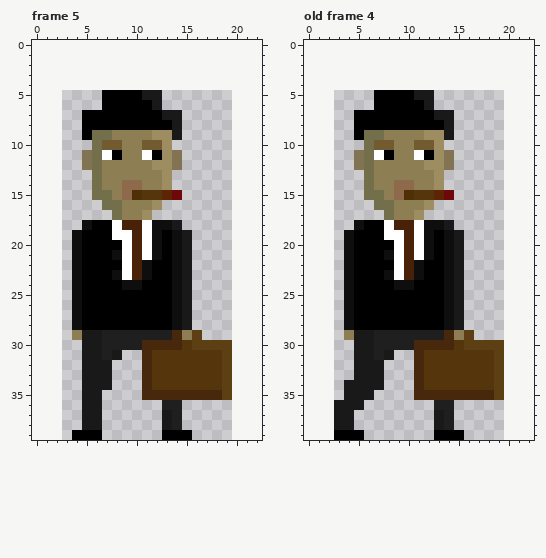
Edited in one commit: pixel-art file (src/sprites/level0/stranger-walk.ase). The picture above was drawn from the file before the commit.
17x35 pixels, 5 frames. Colours within 5 levels of each other are drawn and written as one. Shown: frame 5, old frame 4. The old version is drawn lined up with the new one, on the new canvas. The commit also changed other frames, which this record leaves out.
Now the later version:
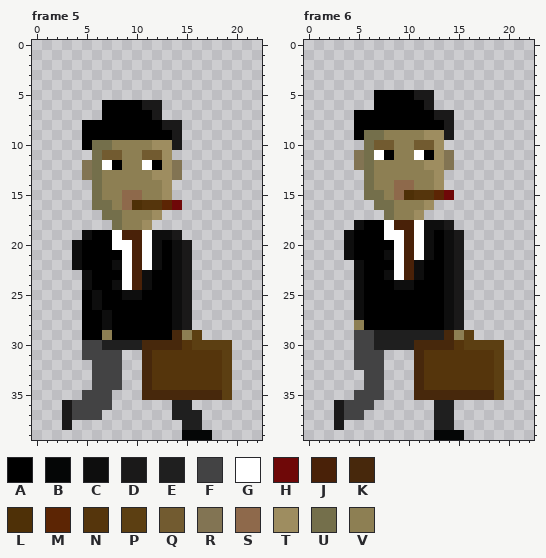
Palette (. is transparent): A #000000  B #050606  C #0e0e0e  D #1a1919  E #1f1f1f  F #434344  G #ffffff  H #6f0808  J #492108  K #47280c  L #4e3007  M #5c2504  N #55350c  P #5c3f12  Q #725b30  R #827453  S #8e694b  T #9e8d60  U #746f4b  V #8d7f53
A new or re-ordered frame is compared with the old frame closest to it.
Diff:
canvas 17x35 -> 23x40, the old top-left corner now at 3,5
frames 5 -> 6
Frame 5:
y 5: x 7..12 AAAADD -> ......
y 6: x 11 A -> D
y 7: x 5..6 AA -> ..; x 12..14 ADD -> D..
y 8: x 13 A -> D
y 9: x 6..13 UUVVVVTT -> AAAAAAAA
y 10: x 5 . -> A; x 7..8 QQ -> UV; x 11..12 QQ -> VT; x 14 . -> D
y 11: x 5 R -> .; x 7..8 GA -> QQ; x 11..12 GA -> QQ; x 14 R -> .
y 12: x 7..8 VV -> GA; x 11..12 VT -> GA
y 13: x 5 . -> R; x 12 V -> T; x 14 . -> R
y 14: x 9..10 SS -> VV
y 15: x 7 U -> V; x 10..14 LNNMH -> SVVT.
y 16: x 6 . -> U; x 8..14 UVVVT.. -> VSLNNMH
y 17: x 7 . -> U; x 11..12 T. -> VT
y 18: x 5..14 CAAGJJGCCD -> ...UVVT...
y 19: x 4..5 CA -> .C; x 9 G -> J; x 13..15 ACD -> CD.
y 20: x 8 A -> G
y 21: x 8 C -> A
y 22: x 8 A -> C; x 11..12 CA -> GC
y 23: x 4..5 CA -> .C; x 8 C -> A
y 24: x 4..5 CA -> .C; x 8..11 ACCA -> CGJC
y 25: x 4 C -> .; x 6 A -> C; x 9..10 AA -> CC
y 26: x 4 C -> .; x 6 A -> C
y 27..28: x 4 C -> .; x 7 A -> C
y 29: x 4..13 VDDEEEEEEE -> .AAVAAAAAA
y 30: x 5..6 DD -> FF
y 31: x 5..8 DDED -> FFFF
y 32..34: x 5..8 DDD. -> .FFF
y 35: x 5..7 DD. -> FFF
y 36: x 3..7 ..DD. -> DFFFF; x 13 E -> .; x 15 . -> E
y 37: x 3..6 ..DD -> DFFF; x 13 D -> .; x 15..16 .. -> EE
y 38: x 3 . -> D; x 5..6 DD -> ..; x 13..16 DE.. -> ..EE
y 39: x 4..6 AAA -> ...; x 13..17 AAA.. -> ..BBB
Frame 6 is new; against old frame 4:
y 22..27: x 4..5 CA -> .C
y 28: x 4..5 CA -> .V
y 29: x 4..6 VDD -> .FF
y 30: x 5..6 DD -> FF
y 31: x 5..8 DDED -> FFF.
y 32: x 5..7 DDD -> FFF
y 33: x 5..7 DDD -> .FF
y 34: x 4..7 DDDD -> ..FF
y 35: x 4..7 DDD. -> .FFF
y 36: x 4..6 DD. -> FFF
y 37: x 4..5 D. -> FF; x 13 D -> E
y 38: x 4 D -> .; x 13 D -> E
y 39: x 3..5 AAA -> ...; x 13..15 AAA -> BBB
Where, in picture pixels (left, top, right, bottom), the same in both pictures:
changed: (62, 90, 212, 440)
changed: (334, 260, 394, 440)
changed: (434, 410, 464, 440)
